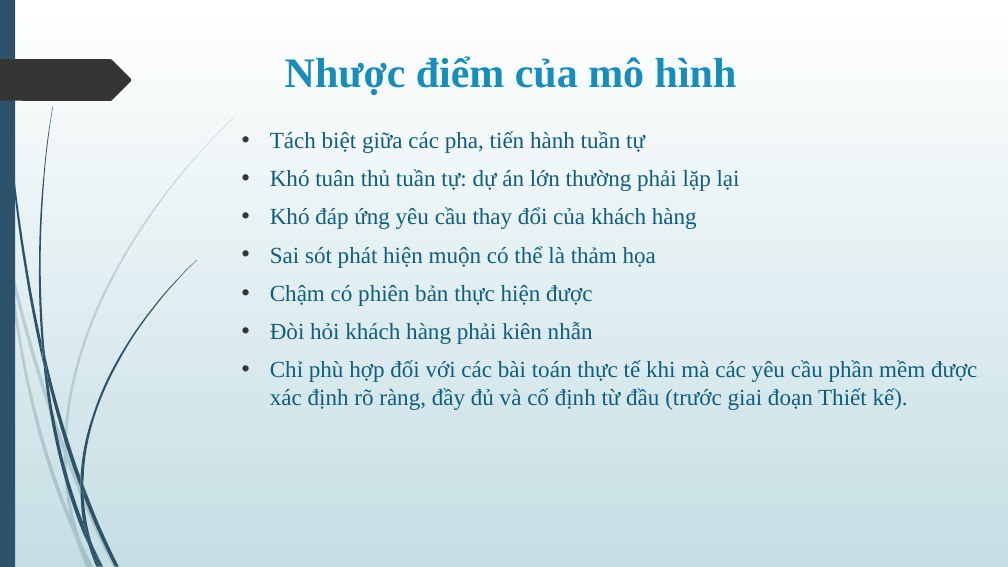
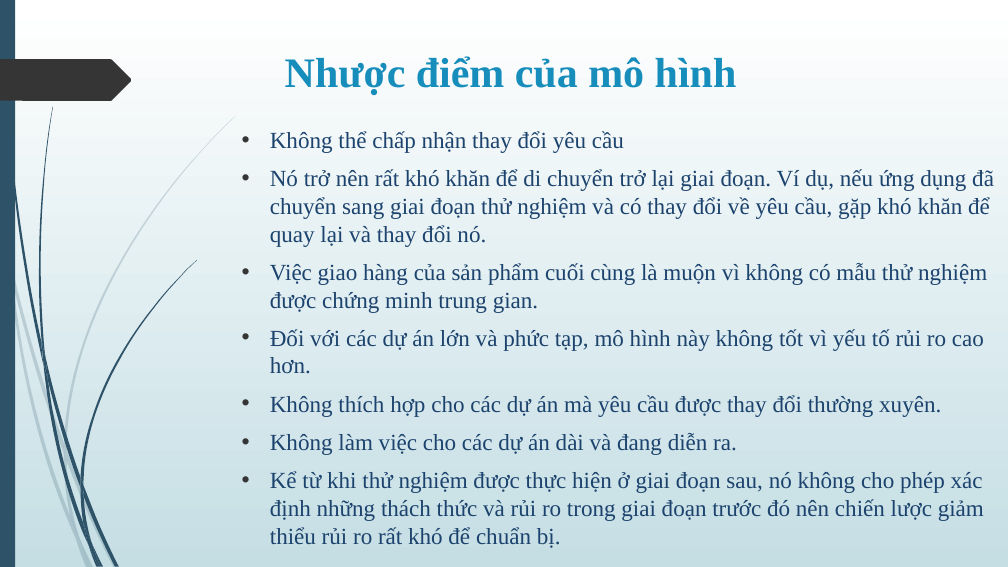
Before and after one commit to vanhoinguyen/QUANLYKHACHSAN_G4_TEAM, a slide deck: slide 12 of Báo Cáo/SEMINAR_NHOM_G4.pptx (slide 11 before the commit). Drawn at 1008x567 pixels with LibreOffice and Linux fonts; fonts in the diff are those of the drawing. Boxes give left, top, right and bottom in pixels: in the first picture for what was removed or moved away, otherwise in the second. Text is boxed around its words. In the diff, an @@ line names an element or a change of style, - is before the commit and + after.

```diff
--- a/Báo Cáo/SEMINAR_NHOM_G4.pptx
+++ b/Báo Cáo/SEMINAR_NHOM_G4.pptx
@@ text at box(270, 131, 994, 548): text changed; text colour #0F5E7C to #1C436D @@
-• Tách biệt giữa các pha, tiến hành tuần tự
-• Khó tuân thủ tuần tự: dự án lớn thường phải lặp lại
-• Khó đáp ứng yêu cầu thay đổi của khách hàng
-• Sai sót phát hiện muộn có thể là thảm họa
-• Chậm có phiên bản thực hiện được
-• Đòi hỏi khách hàng phải kiên nhẫn
-• Chỉ phù hợp đối với các bài toán thực tế khi mà các yêu cầu phần mềm được xác định rõ ràng, đầy đủ và cố định từ đầu (trước giai đoạn Thiết kế).
+• Không thể chấp nhận thay đổi yêu cầu
+• Nó trở nên rất khó khăn để di chuyển trở lại giai đoạn. Ví dụ, nếu ứng dụng đã chuyển sang giai đoạn thử nghiệm và có thay đổi về yêu cầu, gặp khó khăn để quay lại và thay đổi nó.
+• Việc giao hàng của sản phẩm cuối cùng là muộn vì không có mẫu thử nghiệm được chứng minh trung gian.
+• Đối với các dự án lớn và phức tạp, mô hình này không tốt vì yếu tố rủi ro cao hơn.
+• Không thích hợp cho các dự án mà yêu cầu được thay đổi thường xuyên.
+• Không làm việc cho các dự án dài và đang diễn ra.
+• Kể từ khi thử nghiệm được thực hiện ở giai đoạn sau, nó không cho phép xác định những thách thức và rủi ro trong giai đoạn trước đó nên chiến lược giảm thiểu rủi ro rất khó để chuẩn bị.
```
Also in this commit, not shown: 3 other slides changed, 2 slides added, 1 other file.
